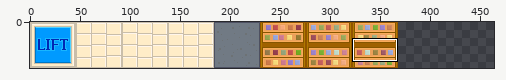
Two states of a sprite sheet, images/shop_sheet.png. Above, an overview of the earlier version with the close-up marked.
Close-up. Before the commit:
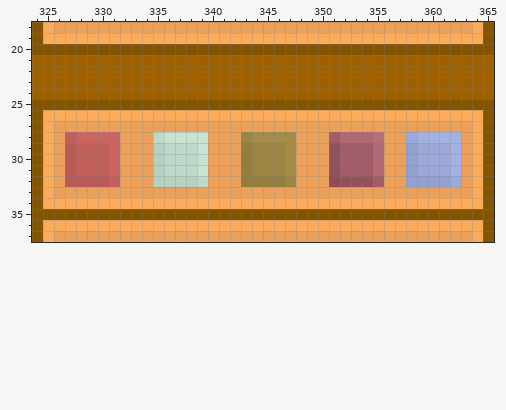
The file is 512x46 pixels. Colours within 5 levels of each other are drawn and written as one. Shown: x 324..365, y 18..37. The wide view leaves out empty margins. The commit also changed other parts of the picture, which this record leaves out.
The same view after the edit:
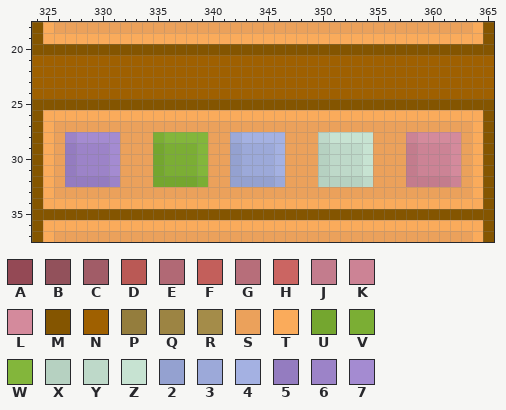
Palette (. is transparent): A #944955  B #92515b  C #a15c67  D #ba5955  E #b16975  F #c35f5b  G #b76e7a  H #cb6562  J #c37c8d  K #cc8395  L #d48a9c  M #845500  N #9f6000  P #947d3d  Q #9c8443  R #a48c49  S #eba15b  T #faab5b  U #74a62f  V #7bae34  W #83b63b  X #b6d1c1  Y #bed9c9  Z #c7e3d2  2 #94a1d0  3 #9ca9d9  4 #a4b1e2  5 #947cc0  6 #9c83c8  7 #a48bd1
Edits made:
Changed rows in their new state; - is an unchanged pixel.
first column x 327:
28 67777---VWWWW--34444S--YZZZZS--KLLLL
29 56667---UVVVW--23334S--XYYYZS--JKKKL
30 56667---UVVVW--23334S--XYYYZS--JKKKL
31 56667---UVVVW--23334S--XYYYZS--JKKKL
32 55556---UUUUV--22223S--XXXXYS--JJJJK
Boxes around the changes in both close-ups, in picture pixels (x1, y1, x2, y2):
changed: (65, 132, 461, 187)
